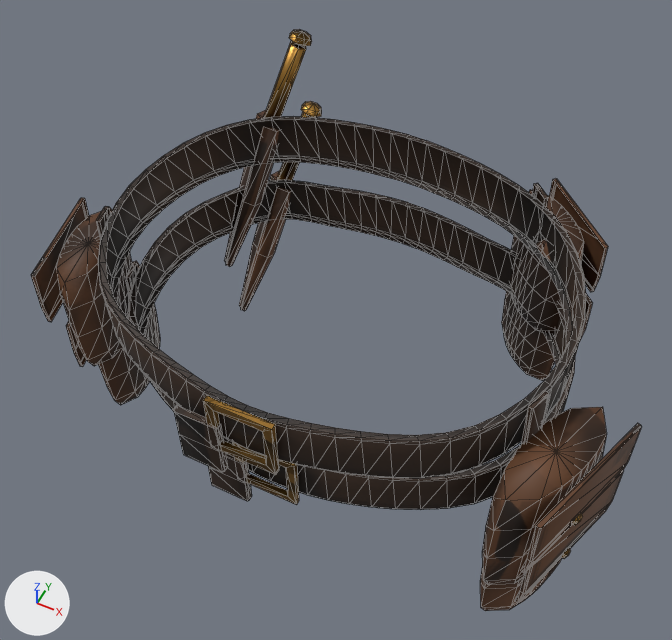
Two versions of the glTF model packages/wanderworld/assets/models/outfit-belt_pouches.glb, one commit apart.
Both versions are drawn from a 50 mm camera at (0.244, -0.51, 1.6) aimed at (-0.007, -0.009, 0.973). Arrows for +X, +Y and +Z are at lower left; the lights stay in place. The first picture is the older version. Mesh edges are drawn as thin lines. Vertices at exactly the same position are counted once.

The first picture shows 'female', 'male'.
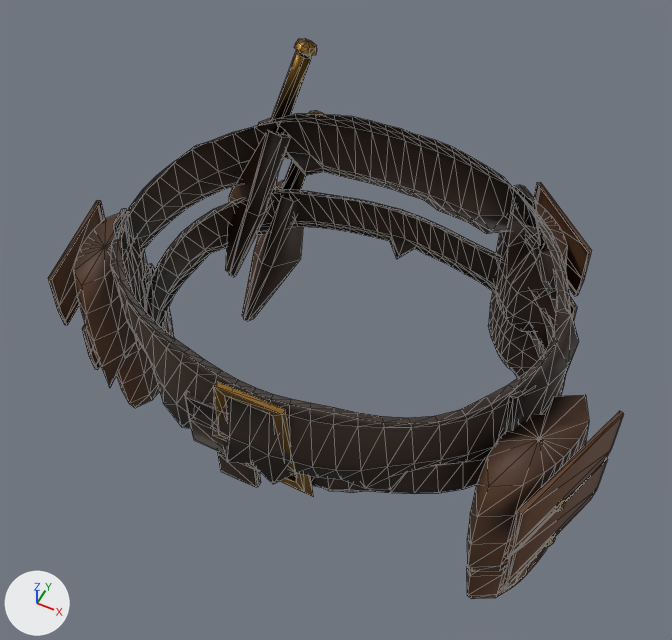
Pixel boxes [x1, y1, x2, y2] of what changed, in the pictures (672 x 640 px; the box of a moved part takes in the faces that stretch with it):
'male', reshaped: before [31, 29, 642, 584]; after [48, 39, 624, 572]
'female', reshaped: before [66, 101, 624, 611]; after [82, 110, 607, 599]
part 1 of me_female, moved or reshaped: before [208, 453, 252, 501]; after [217, 451, 261, 487]
part 2 of me_female, moved or reshaped: before [126, 263, 138, 295]; after [142, 266, 154, 299]
part 3 of me_female, moved or reshaped: before [480, 558, 562, 611]; after [467, 546, 548, 599]
part 4 of me_female, moved or reshaped: before [514, 470, 624, 603]; after [499, 458, 607, 590]
part 5 of me_female, moved or reshaped: before [98, 261, 160, 405]; after [116, 264, 174, 408]
part 6 of me_female, moved or reshaped: before [66, 321, 86, 367]; after [82, 324, 100, 370]
part 7 of me_female, moved or reshaped: before [580, 294, 593, 340]; after [569, 295, 577, 320]
part 8 of me_female, moved or reshaped: before [561, 548, 571, 559]; after [546, 536, 556, 546]
part 9 of me_female, moved or reshaped: before [301, 101, 322, 117]; after [308, 110, 323, 114]
part 10 of me_female, moved or reshaped: before [128, 112, 575, 510]; after [145, 161, 555, 496]
part 11 of me_male, moved or reshaped: before [521, 423, 642, 573]; after [504, 411, 624, 559]
part 12 of me_male, moved or reshaped: before [31, 198, 89, 322]; after [48, 201, 105, 325]
part 13 of me_male, moved or reshaped: before [549, 179, 608, 292]; after [534, 182, 592, 296]
part 14 of me_male, moved or reshaped: before [572, 513, 582, 525]; after [555, 500, 566, 512]
part 15 of me_male, moved or reshaped: before [289, 29, 312, 46]; after [294, 39, 317, 56]
part 16 of me_male, moved or reshaped: before [98, 117, 586, 579]; after [110, 114, 579, 563]
part 17 of me_male, surface changed: before [31, 29, 642, 584]; after [48, 39, 624, 572]

What the commit changed:
me_female is used by ob_female; location (0.0, 0.0, 0.0).
me_female had 813 vertices, 1398 faces and spanned x -0.265..0.269, y -0.157..0.187, z 0.798..1.071.
me_female now has 813 vertices, 1398 faces and spans x -0.25..0.254, y -0.142..0.176, z 0.798..1.071.
me_female part 1: the loose piece of 18 vertices spanning x -0.06..-0.02, y -0.157..-0.151, z 0.872..0.932 is moved by (0.0, 0.016, 0.0).
me_female part 2: the loose piece of 12 vertices spanning x -0.209..-0.199, y -0.055..-0.035, z 0.931..0.981 is moved by (0.016, 0.004, 0.0).
me_female part 3: the loose piece of 82 vertices spanning x 0.186..0.25, y -0.136..-0.013, z 0.798..0.938 is moved by (-0.015, 0.005, 0.0).
me_female part 4: the loose piece of 18 vertices spanning x 0.223..0.269, y -0.143..-0.025, z 0.875..0.942 is moved by (-0.015, 0.005, 0.0).
me_female part 5: the loose piece of 82 vertices spanning x -0.249..-0.199, y -0.103..0.004, z 0.821..0.941 is moved by (0.016, 0.004, 0.0).
me_female part 6: the loose piece of 18 vertices spanning x -0.265..-0.236, y -0.107..-0.004, z 0.887..0.945 is moved by (0.016, 0.004, 0.0).
me_female part 7: the loose piece of 18 vertices spanning x 0.123..0.194, y 0.116..0.187, z 0.914..0.968 is moved by (-0.011, -0.011, 0.0).
me_female part 8: the loose piece of 17 vertices spanning x 0.245..0.251, y -0.09..-0.079, z 0.875..0.887 is moved by (-0.015, 0.005, 0.0).
me_female part 9: the loose piece of 17 vertices spanning x -0.124..-0.102, y 0.14..0.161, z 1.06..1.071 is moved by (0.011, -0.011, 0.0).
me_female part 10: 484 of 813 vertices moved; they spanned x -0.206..0.206, y -0.156..0.17, z 0.812..1.062 and now span x -0.19..0.192, y -0.142..0.159, z 0.81..1.062; mean shift (-0.001, -0.001, 0.0); largest move (0.175, 0.101, 0.87) -> (0.192, 0.058, 0.863).
Other edits to the shape of me_female do not show in these pictures.
me_male is used by ob_male; location (0.0, 0.0, 0.0).
me_male had 813 vertices, 1398 faces and spanned x -0.264..0.268, y -0.185..0.17, z 0.884..1.158.
me_male now has 813 vertices, 1398 faces and spans x -0.248..0.253, y -0.177..0.159, z 0.883..1.158.
me_male part 11: the loose piece of 18 vertices spanning x 0.222..0.268, y -0.162..-0.044, z 0.961..1.028 is moved by (-0.015, 0.005, 0.0).
me_male part 12: the loose piece of 18 vertices spanning x -0.264..-0.235, y -0.127..-0.024, z 0.973..1.031 is moved by (0.016, 0.004, 0.0).
me_male part 13: the loose piece of 18 vertices spanning x 0.124..0.195, y 0.1..0.17, z 1.001..1.054 is moved by (-0.011, -0.011, 0.0).
me_male part 14: the loose piece of 17 vertices spanning x 0.244..0.25, y -0.109..-0.098, z 0.961..0.973 is moved by (-0.015, 0.005, 0.0).
me_male part 15: the loose piece of 17 vertices spanning x -0.124..-0.103, y 0.123..0.144, z 1.146..1.158 is moved by (0.011, -0.011, 0.0).
me_male part 16: 691 of 813 vertices moved; they spanned x -0.248..0.248, y -0.185..0.153, z 0.884..1.148 and now span x -0.232..0.234, y -0.177..0.142, z 0.883..1.148; mean shift (0.0, 0.0, -0.001); largest move (0.175, 0.084, 0.957) -> (0.19, 0.043, 0.946).
me_male part 17: 759 kept faces spanning x -0.248..0.253, y -0.171..0.159, z 0.883..1.158 get new texture (UV) coordinates.
Other edits to the shape of me_male do not show in these pictures.
